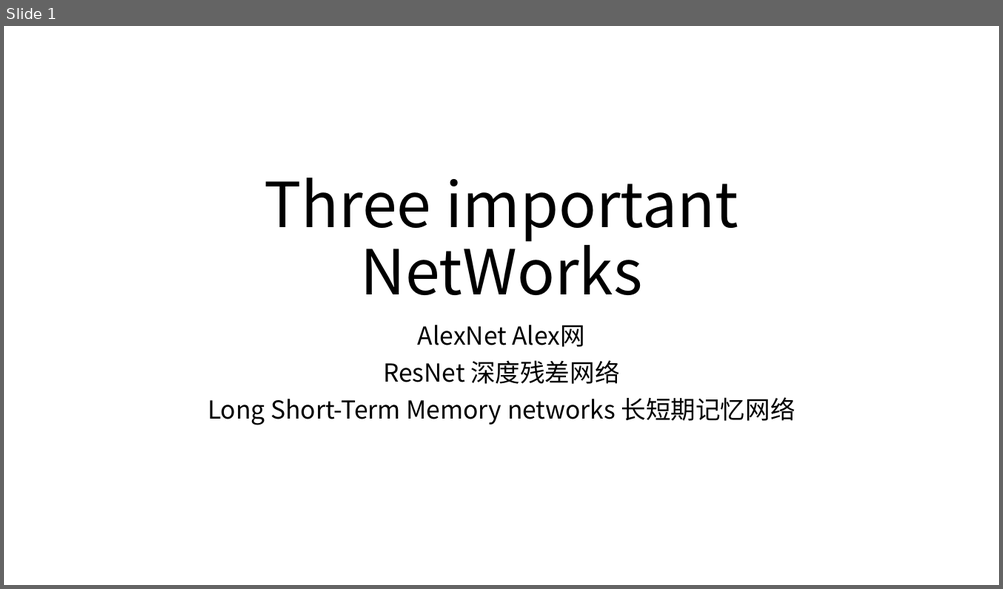
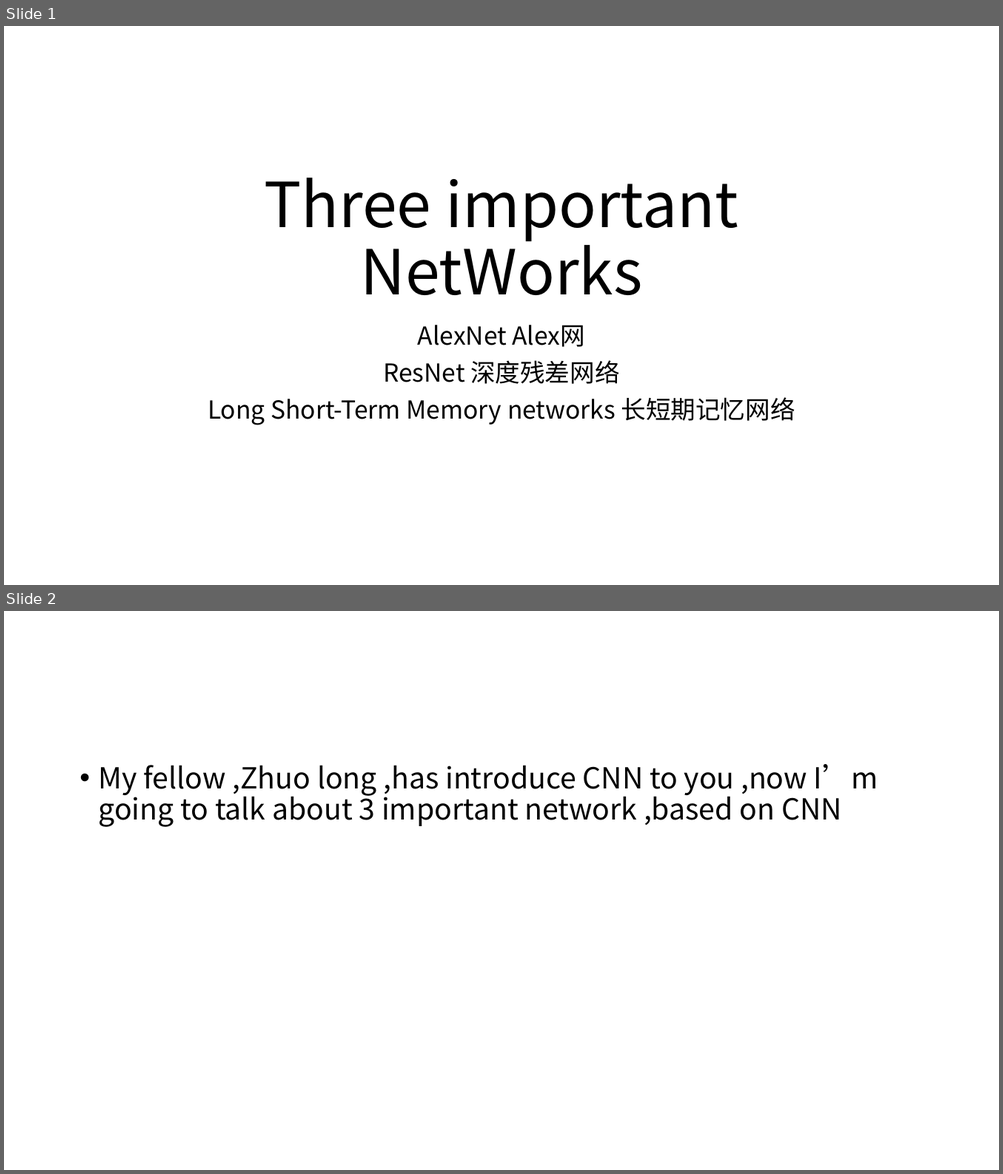
Before and after one commit to maxfff9797/MyNote, a slide deck: pre_fff.pptx. Shown one above the other, each under a label of ours: slide 1 before the commit, slides 1 and 2 after it. The pictures are 1003x589 and 1003x1174 pixels, drawn with LibreOffice and Linux fonts; fonts in the diff are those of the drawing. Boxes give left, top, right and bottom in pixels: in the first picture for what was removed or moved away, otherwise in the second. Text is boxed around its words. In the diff, an @@ line names an element or a change of style, - is before the commit and + after.

```diff
--- a/pre_fff.pptx
+++ b/pre_fff.pptx
@@ slide 2 added at (4,611,999,1170), background #FFFFFF @@
@@ text added at (99,764,878,827), 28 pt, text #000000 @@
+• My fellow ,Zhuo long ,has introduce CNN to you ,now I’m going to talk about 3 important network ,based on CNN
```
Also in this commit, not shown: 3 slides changed, 2 other files.
